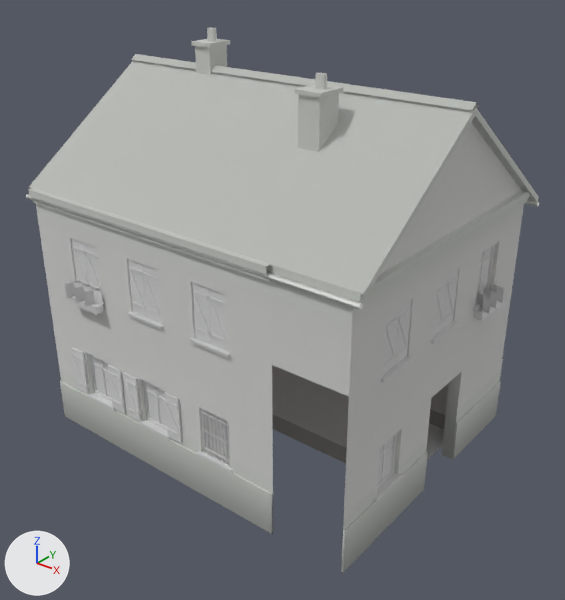
Before and after pictures for a commit that changed the glTF model public/assets/models/european-town/buildings/block_03.glb.
Both versions are drawn from a 50 mm lens placed at (3.31, 3.72, 13.04), pointed at (-8.56, 18.56, 3.84). The lights are fixed; the arrows at lower left show +X, +Y and +Z. The first picture is the older version. Where no turn or scale is listed for an object, it has been applied to the vertices. Vertices at exactly the same position are counted once.

Objects in the first picture: 'B21_shell', 'KIT_flowerbox_1.05__flowers#3072', 'KIT_shut_closed_1.05x1.45_shutter_brick_old_0__shutter_brick_old#3071', 'KIT_shut_closed_1.05x1.45_shutter_brick_old_0__shutter_brick_old#3079', 'KIT_shut_closed_1.05x1.45_shutter_brick_old_0__shutter_brick_old#3083', 'KIT_shut_closed_1.05x1.45_shutter_brick_old_0__shutter_brick_old#3090', 'KIT_shut_closed_1.05x1.45_shutter_brick_old_0__shutter_brick_old#3094', 'KIT_shut_open_0.97x1.35_shutter_brick_old_0__shutter_brick_old#3057', 'KIT_shut_open_0.97x1.35_shutter_brick_old_0__shutter_brick_old#3063' and 23 more.
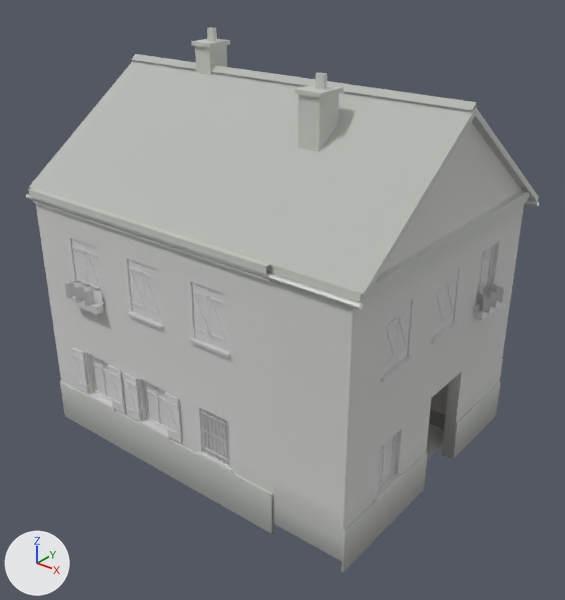
Boxes (x1, y1, x2, y2) around the edits, measured in the pictures (565 x 600 px):
part 1 of me_b21_shell, built on
    before: (272, 292, 352, 396)
    after: (272, 292, 352, 561)

Diff of the bpy script that builds the scene:
```diff
--- a/public/assets/models/european-town/buildings/block_03.glb.py
+++ b/public/assets/models/european-town/buildings/block_03.glb.py
@@ mat_interior_dark @@
+mat_interior_dark = bpy.data.materials.new('interior_dark')
+# nodes: BsdfPrincipled, Mix, OutputMaterial, VertexColor
+# colours: white #e7e7e7, mixed with the vertex colours
@@ me_b21_shell @@
 # used by ob_b21_shell; location = (-9.0, 19.0, 0.0)
-me_b21_shell.from_pydata(...)  # 1138 vertices, 1620 faces; spans x -5.22..5.22, y -4.16..4.51, z -0.3..10.54
+me_b21_shell.from_pydata(...)  # 1144 vertices, 1638 faces; spans x -5.22..5.22, y -4.16..4.51, z -0.3..10.54
+# me_b21_shell part 1
+# 5 vertices are removed from x 3.0..5.0, y -4.0, z 4.4
+# 8 faces are deleted
+# 6 vertices are added at (3.5, -4.0, 1.4), (4.0, -4.0, 1.4), (4.5, -4.0, 1.4), (3.5, -4.0, 0.6), (4.0, -4.0, 0.6), (4.5, -4.0, 0.6)
+# 5 new vertices lie (0.0, 0.0, -0.6) away from vertices in x 3.0..5.0, y -4.0, z 0.6
+# 24 new faces join them, mat_brick
+# other edits to the shape of me_b21_shell do not show in these pictures
 me_b21_shell.materials.append(mat_brick)
@@ me_b21_shell @@
 me_b21_shell.materials.append(mat_lantern_glass)
+me_b21_shell.materials.append(mat_interior_dark)
```
